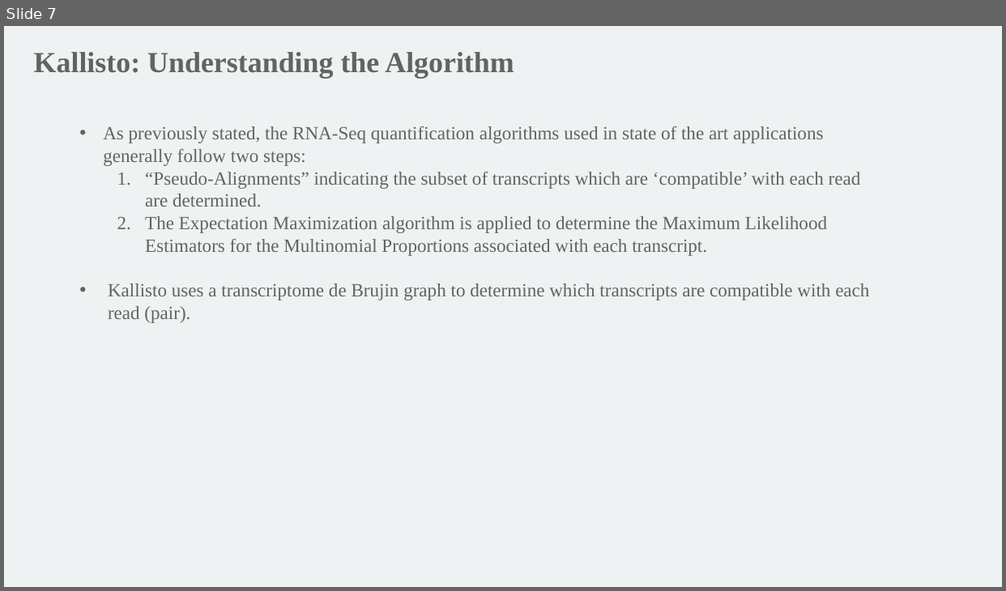
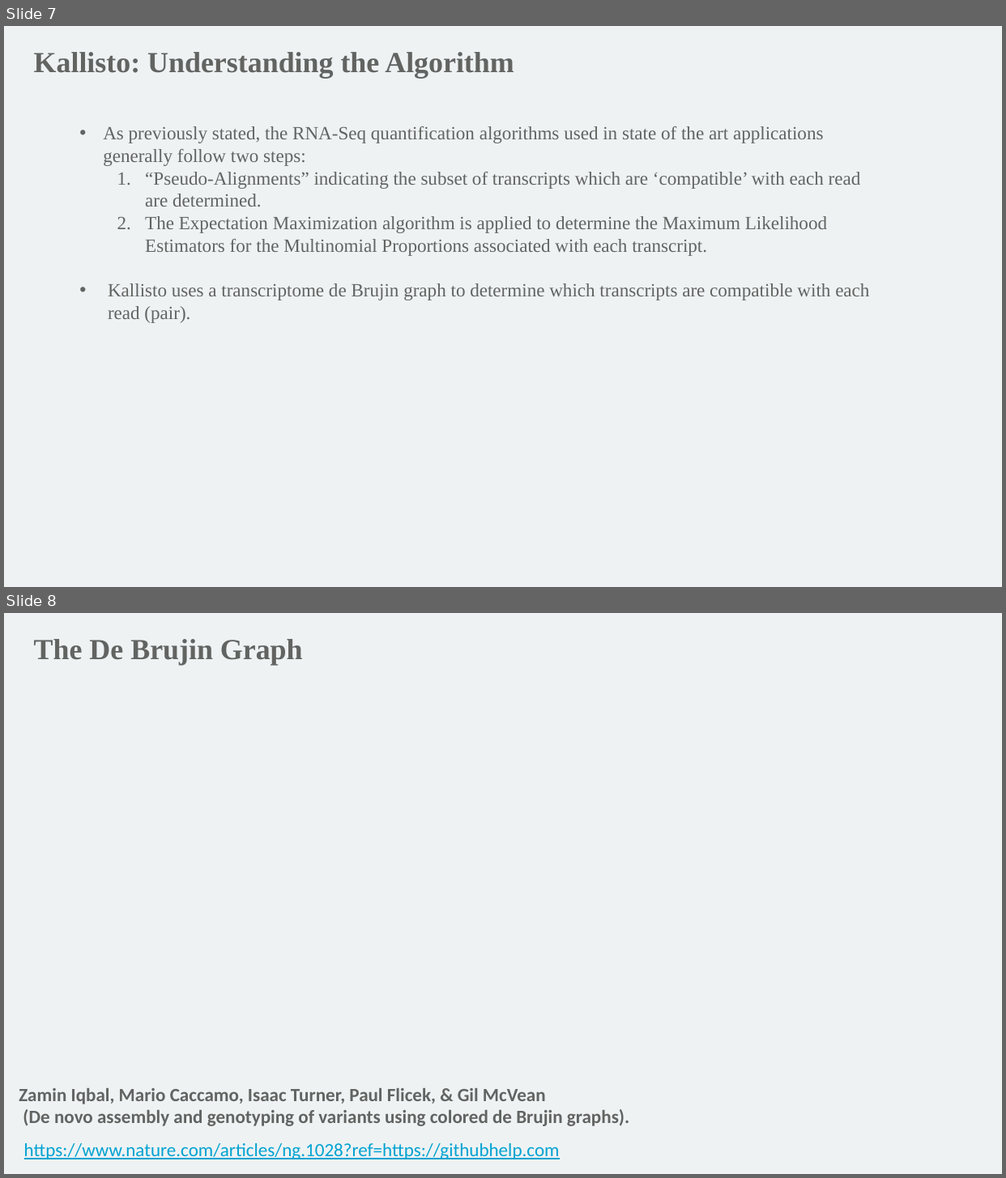
Before and after one commit to mathornton01/2022_UTSW_Lyda_Hill_Department_Advanced_NGS_Analysis_Nanocourse, a slide deck: slides/Advanced NGS Analysis (Day 2).pptx. Shown one above the other, each under a label of ours: slide 7 before the commit, slides 7 and 8 after it. The pictures are 1006x591 and 1006x1178 pixels, drawn with LibreOffice and Linux fonts; fonts in the diff are those of the drawing; background and template pictures are left out. Boxes give left, top, right and bottom in pixels: in the first picture for what was removed or moved away, otherwise in the second. Text is boxed around its words. In the diff, an @@ line names an element or a change of style, - is before the commit and + after.

```diff
--- a/slides/Advanced NGS Analysis (Day 2).pptx
+++ b/slides/Advanced NGS Analysis (Day 2).pptx
@@ slide 8 added at [4,613,1002,1174], background #EEF2F3 @@
@@ text added at [34,639,303,665], 28 pt, text #626462, bold @@
+The De Brujin Graph
@@ text added at [19,1088,629,1127], 18 pt, text #626462, bold @@
+Zamin Iqbal, Mario Caccamo, Isaac Turner, Paul Flicek, & Gil McVean
+(De novo assembly and genotyping of variants using colored de Brujin graphs).
@@ text added at [24,1144,560,1160], 18 pt, text #02A3D2, underline @@
+https://www.nature.com/articles/ng.1028?ref=https://githubhelp.com
```
Also in this commit, not shown: 1 slide changed, 1 other file.
